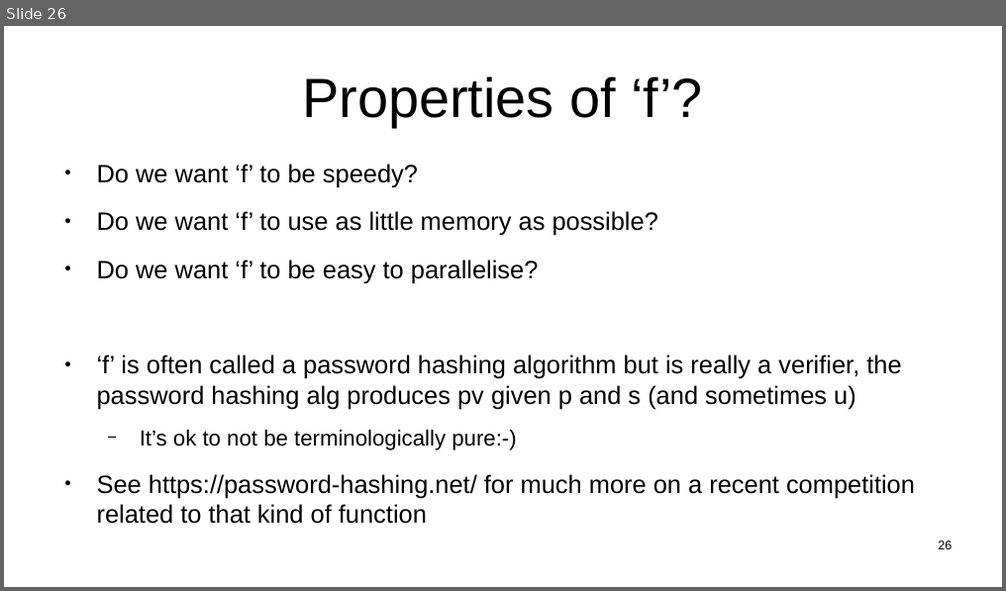
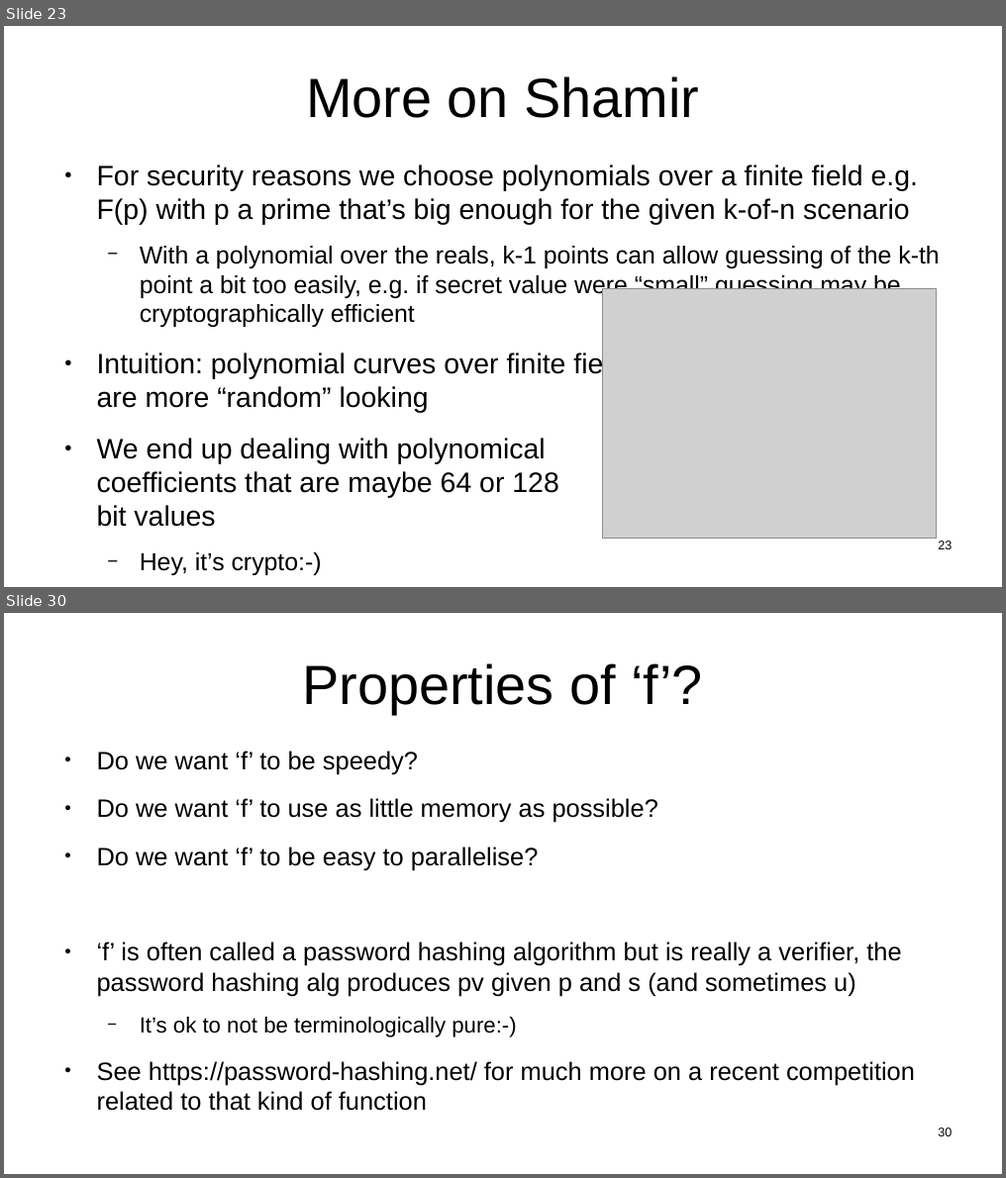
Before and after one commit to sftcd/witidtm, a slide deck: lectures/400-passwords.odp. Shown one above the other, each under a label of ours: slide 26 before the commit, slides 23 and 30 after it; the slides between them are not shown. The pictures are 1006x591 and 1006x1178 pixels, drawn with LibreOffice and Linux fonts; fonts in the diff are those of the drawing; grey boxes stand for pictures. Boxes give left, top, right and bottom in pixels: in the first picture for what was removed or moved away, otherwise in the second. Text is boxed around its words. In the diff, an @@ line names an element or a change of style, - is before the commit and + after.

```diff
--- a/lectures/400-passwords.odp
+++ b/lectures/400-passwords.odp
@@ slide 23 added at [4,26,1002,587], background #FFFFFF @@
@@ title added at [306,76,699,118], 44 pt, text #000000 @@
+More on Shamir
@@ text added at [97,165,939,498], 22.4 pt, text #000000 @@
+● For security reasons we choose polynomials over a finite field e.g. F(p) with p a prime that’s big enough for the given k-of-n scenario
+  − With a polynomial over the reals, k-1 points can allow guessing of the k-th point a bit too easily, e.g. if secret value were “small” guessing may be cryptographically efficient
+● Intuition: polynomial curves over finite fields
+  are more “random” looking
+● We end up dealing with polynomical
+  coefficients that are maybe 64 or 128
+  bit values
+  − Hey, it’s crypto:-)
@@ picture added at [603,288,936,539] @@
@@ page number added at [938,541,951,550], 10 pt, text #000000 @@
+23
@@ what was slide 26 is now slide 30 @@
@@ page number at [938,1128,951,1137]: text changed @@
-26
+30
```
Also in this commit, not shown: 8 slides changed, 3 other slides added, 2 slides removed, 1 other file.
